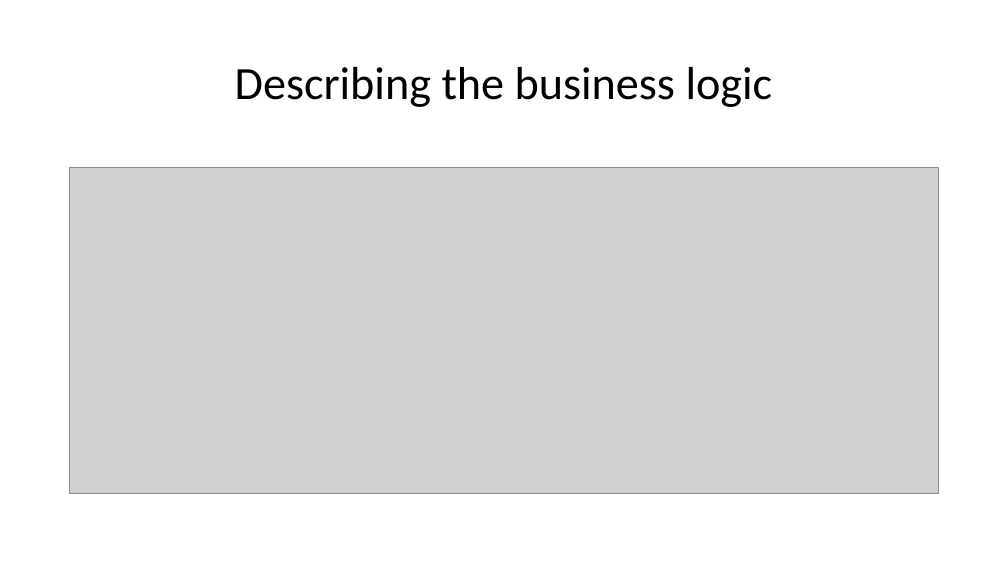
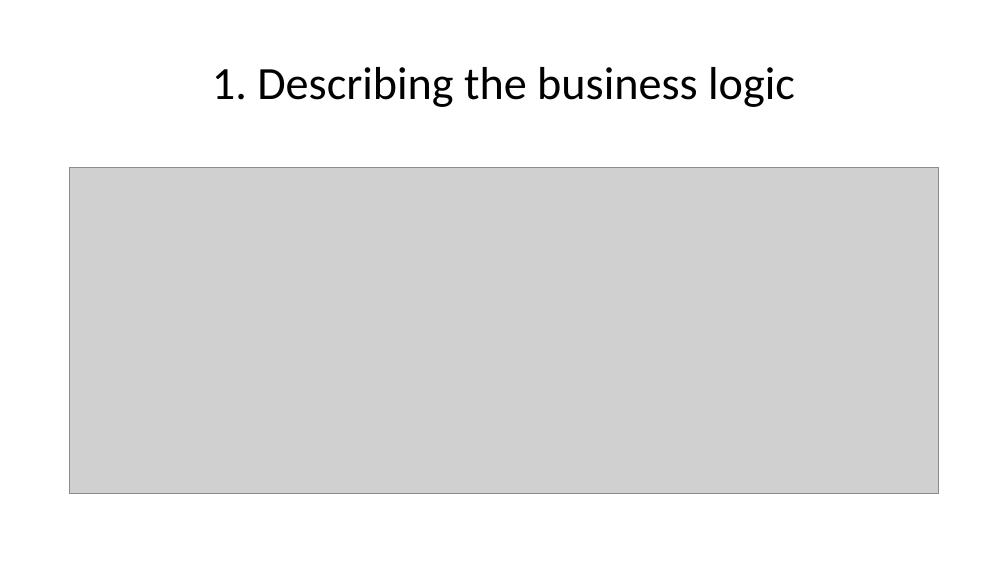
Before and after one commit to aliq-lang/aliq-dotnet, a slide deck: slide 5 of aliq.pptx. Drawn at 1008x567 pixels with LibreOffice and Linux fonts; fonts in the diff are those of the drawing; grey boxes stand for pictures. Boxes give left, top, right and bottom in pixels: in the first picture for what was removed or moved away, otherwise in the second. Text is boxed around its words. In the diff, an @@ line names an element or a change of style, - is before the commit and + after.

```diff
--- a/aliq.pptx
+++ b/aliq.pptx
@@ title at (212, 67, 795, 107): text changed @@
-Describing the business logic
+1. Describing the business logic
```
Also in this commit, not shown: 9 other slides changed.
